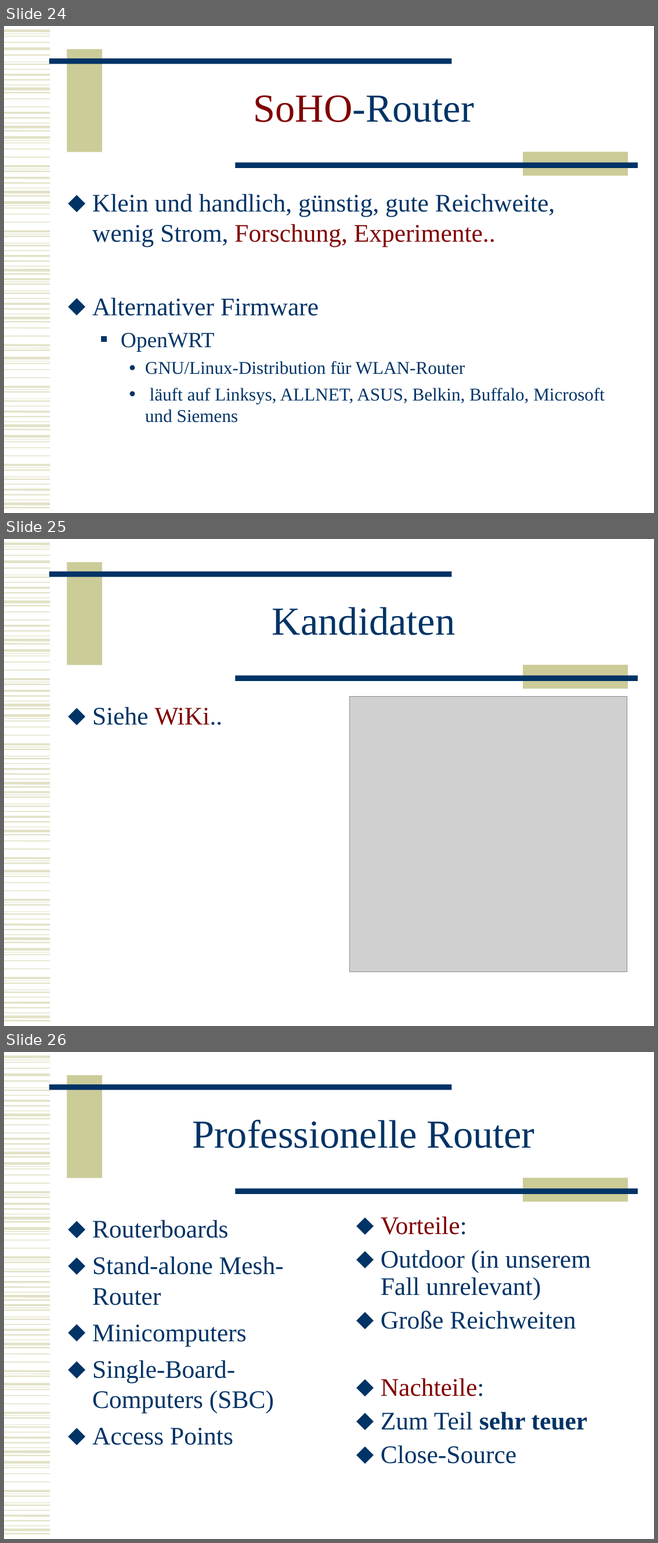
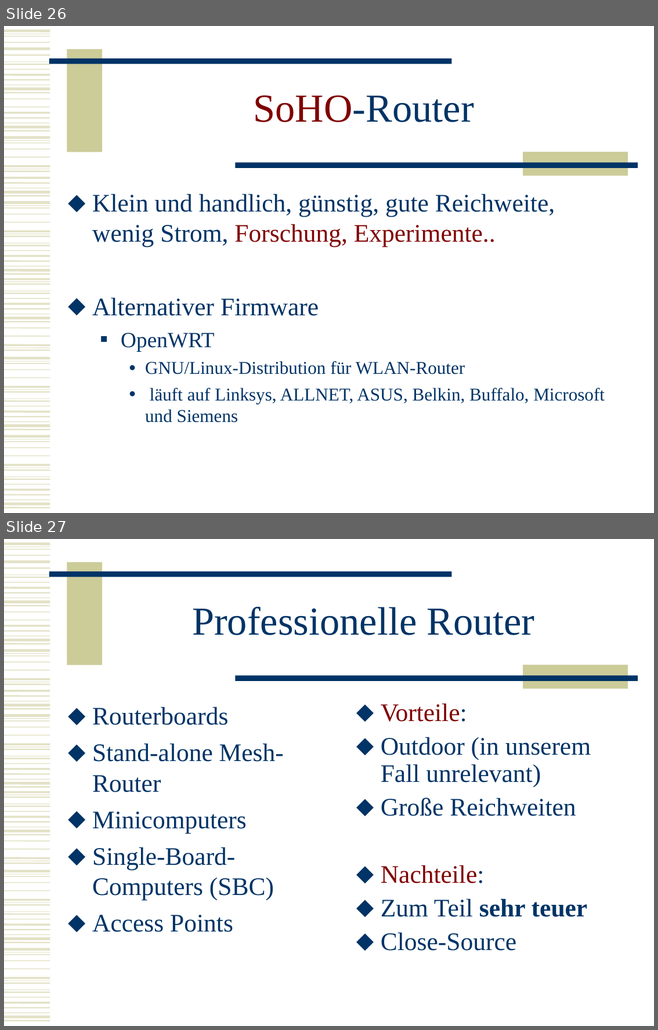
Before and after one commit to BackupTheBerlios/mesh2nexus-svn, a slide deck: documents/folien/MeshNew.ppt. Shown one above the other, each under a label of ours: slides 24, 25 and 26 before the commit, slides 26 and 27 after it. The pictures are 658x1543 and 658x1030 pixels, drawn with LibreOffice and Linux fonts; fonts in the diff are those of the drawing; grey boxes stand for pictures. Boxes give left, top, right and bottom in pixels: in the first picture for what was removed or moved away, otherwise in the second. Text is boxed around its words. In the diff, an @@ line names an element or a change of style, - is before the commit and + after.

```diff
--- a/documents/folien/MeshNew.ppt
+++ b/documents/folien/MeshNew.ppt
@@ slide 25 removed at <box>4,539,654,1026</box>, background #FFFFFF; not listed: 102 template elements that a slide beside it also shows @@
@@ title removed at <box>272,607,455,635</box> @@
-Kandidaten
@@ text removed at <box>92,707,223,725</box> @@
-⬥ Siehe WiKi..
@@ picture removed at <box>350,696,627,972</box> @@
@@ what was slide 24 is now slide 26 @@
@@ what was slide 26 is now slide 27 @@
```
Also in this commit, not shown: 3 slides changed, 3 slides added, 5 other slides removed.
